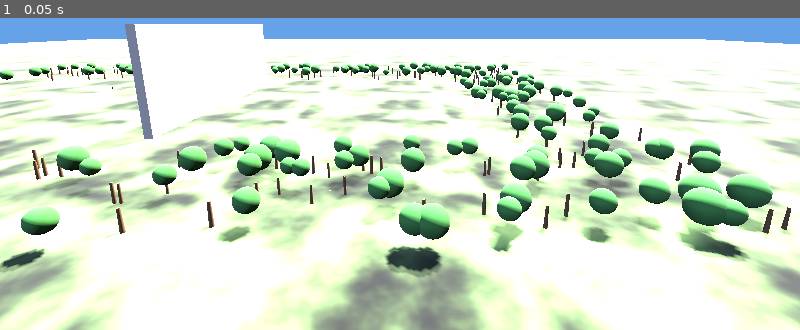
Above: before the commit, frame 1.
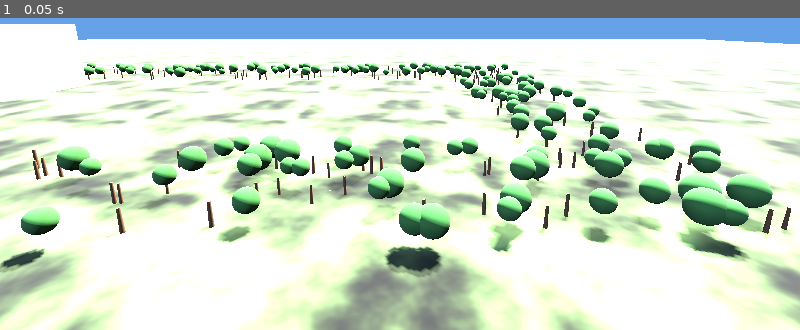
Above: after the commit, the same moment.

Repository: coybot/eco
Game: Godot game, scene res://scenes/environments/sar.tscn
The game is run twice, just before and just after one commit, with the same random seed, the same clock (stepped at 60 frames per second) and the same inputs. This scene is started directly instead of the project's main scene.
Inputs:
- Up to frame 1 (0.05 s): no input

The runs differ from the first frame. In frame 1, 3.5% of the frame differs, in the area x 0-34%, y 1-47%.

Commit message:
Move the SAR wall east: run-in distance is thinking time
The wall sat 120 m from the home pads. A decision takes the on-device model
several seconds, during which a fixed-wing that cannot slow below 12 m/s covers
about 60 m — so the aircraft had roughly two decisions between launch and the
obstacle. Every run it saw the wall, described it correctly, and arrived before
it had finished choosing what to do about it. That is not a reasoning failure;
there was no version of the model that could have solved it in the room
provided.

The wall moves to e=250 (270 m of run-in, ~4 decisions) and the whole eastern
complex shifts with it: search area to (400, 0), tunnel to e[420,438], drop zone
to (462, 18) — still 31 m clear of structure — and the bystanders and the
target's amble path move too, preserving every relative distance the storyboard
depends on.

The occupancy grid widens from 400 to 600 cells to cover it. That part matters
more than it looks: _occupied() reports FALSE outside the grid, so a wall beyond
the edge would be invisible to both the envelope guard and the leg-crossing
check. Both fail open, not closed.

M3 re-verified against the moved scene: geometry to spec, proximity trigger
still fires, tunnel still occludes with the open-ground control still seeing a
person.

Co-Authored-By: Claude Fable 5 <noreply@anthropic.com>

Diff:
--- a/drone/sim/godot/scripts/env_sar.gd
+++ b/drone/sim/godot/scripts/env_sar.gd
@@ -1,10 +1,10 @@
 ## SAR demo environment: the scene the two-drone showcase video is shot in.
 ##
 ## Layout (all ENU metres, x=east y=north, inside the occupancy grid's
-## x[-50,350] y[-150,150] bounds):
-##
-##   home pads ---- 50 m WALL ---------- search area ---- tunnel -- drop zone
-##   (-20,+-10)      e=100, n[-70,+70]     c(230,0) r120   e[250,268]  (292,18)
+## x[-50,550] y[-150,150] bounds):
+##
+##   home pads ------- 50 m WALL --------- search area --- tunnel --- drop zone
+##   (-20,+-10)         e=250, n[-70,+70]    c(400,0) r120  e[420,438]  (462,18)
 ##
 ## Three things here are load-bearing for the demo's claims, and each is real
 ## rather than staged:
@@ -13,6 +13,14 @@
 ##    blocks the direct route — the aircraft must actually route around it. The
 ##    corridors at each end are wide (80 m) so avoiding it is a navigation
 ##    decision, not a needle-threading exercise.
+##
+##    It sits 270 m from the home pads, NOT the 120 m it was first built at.
+##    That is a hard requirement, not staging taste: a decision takes the
+##    on-device model several seconds, during which a fixed-wing that cannot
+##    slow below 12 m/s covers ~60 m. At 120 m the aircraft had about two
+##    decisions between launch and the wall — it could see and describe the
+##    obstacle perfectly well and still arrive before it had finished choosing
+##    what to do, every single run. Run-in distance is thinking time.
 ## 2. The tunnel is a real roofed box on LAYER_STRUCTURE, so when the target
 ##    walks inside, detect()'s occlusion raycast genuinely loses him. Nothing
 ##    fakes the loss of contact that the "climb and wait for him to come out"
@@ -46,28 +54,28 @@
 const HOME_B := Vector2(-20.0, -10.0)
 const SPAWN_ALT := 30.0
 
-const WALL_EAST := 100.0
+const WALL_EAST := 250.0
 const WALL_THICK := 4.0
 const WALL_HALF_N := 70.0     # spans n[-70,+70] = 140 m
 const WALL_HEIGHT := 50.0     # above the 35 m transit altitude, on purpose
 
-const SEARCH_CENTER := Vector2(230.0, 0.0)
+const SEARCH_CENTER := Vector2(400.0, 0.0)
 const SEARCH_RADIUS := 120.0
 
 # Tunnel: a short roofed box, open at the east and west ends.
-const TUNNEL_W_END := 250.0
-const TUNNEL_E_END := 268.0
+const TUNNEL_W_END := 420.0
+const TUNNEL_E_END := 438.0
 const TUNNEL_N := 38.0
 const TUNNEL_WIDTH := 5.0
 const TUNNEL_HEIGHT := 4.0
 
 # Drop zone: deliberately >=25 m clear of the tunnel so a released bottle can't
 # come to rest against structure geometry and jitter (see plan D4).
-const DROP_ZONE := Vector2(292.0, 18.0)
+const DROP_ZONE := Vector2(462.0, 18.0)
 
 # --- actors -----------------------------------------------------------------
-const AMBLE_A := Vector2(215.0, 58.0)
-const AMBLE_B := Vector2(226.0, 63.0)
+const AMBLE_A := Vector2(385.0, 58.0)
+const AMBLE_B := Vector2(396.0, 63.0)
 const AMBLE_SPEED := 0.8      # m/s, a walking pace
 const SPRINT_SPEED := 3.5     # m/s, a run
 const TUNNEL_DWELL_S := 40.0  # time spent hidden inside; overridable via inject
@@ -77,8 +85,8 @@
 const TRIGGER_SLANT_M := 45.0
 const TRIGGER_ALT_M := 25.0
 
-const BYSTANDER_1 := Vector2(205.0, 45.0)   # gray, in sector A near the target
-const BYSTANDER_2 := Vector2(215.0, -55.0)  # navy, in sector B
+const BYSTANDER_1 := Vector2(375.0, 45.0)   # gray, in sector A near the target
+const BYSTANDER_2 := Vector2(385.0, -55.0)  # navy, in sector B
 
 # Target phases.
 enum { AMBLE, SPRINT_TO_TUNNEL, IN_TUNNEL, EXIT_TUNNEL, TO_DROP_ZONE, SETTLED }
--- a/drone/sim/godot/scripts/fixedwing_manager.gd
+++ b/drone/sim/godot/scripts/fixedwing_manager.gd
@@ -48,7 +48,12 @@
 # would read ~0 regardless of actual flight coverage) — never noticed before
 # because, per the Slice 1 investigation, fixed-wing sim had never actually run.
 const GRID_ORIGIN := Vector2(-50.0, -150.0)
-const GRID_W := 400
+# Widened east (was 400, covering x[-50,350]) when the SAR wall moved out to
+# e=250 to give the aircraft a realistic run-in. The grid has to span every
+# structure the aircraft might fly at: _occupied() reports FALSE outside it, so
+# a wall beyond the edge is invisible to both the envelope guard and the
+# leg-crossing check, which fail open rather than closed.
+const GRID_W := 600
 const GRID_H := 300
 const NEAR_MISS_DIST := 2.0
 const BASE_DRAIN_IDLE := 0.01   # %/s
Not shown, changed: drone/sim/fw_swarm_demo.py
Not shown, changed: drone/sim/fw_wall_eval.py
Not shown, changed: drone/sim/tests/test_env_sar.py
